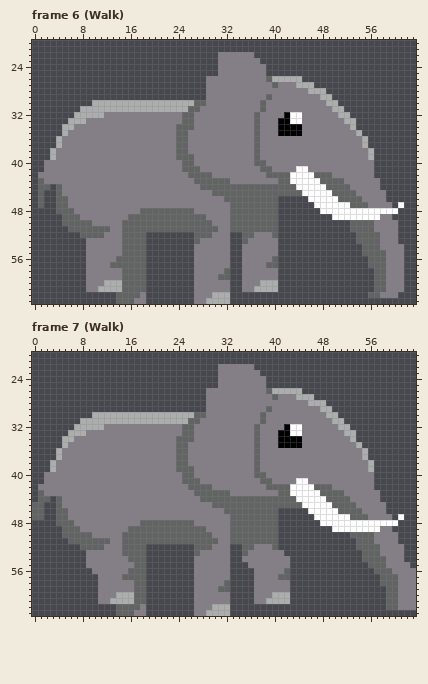
One commit to this pixel-art file: ElephantHyenaAndKare/Assets/Assets/Elephant.aseprite. Above, as it was before the edit.
64x64 pixels, 16 frames. Shown: frame 6 (Walk): x 0..63, y 20..63; frame 7 (Walk): x 0..63, y 20..63. The commit also changed other frames, which this record leaves out.
Now the later version:
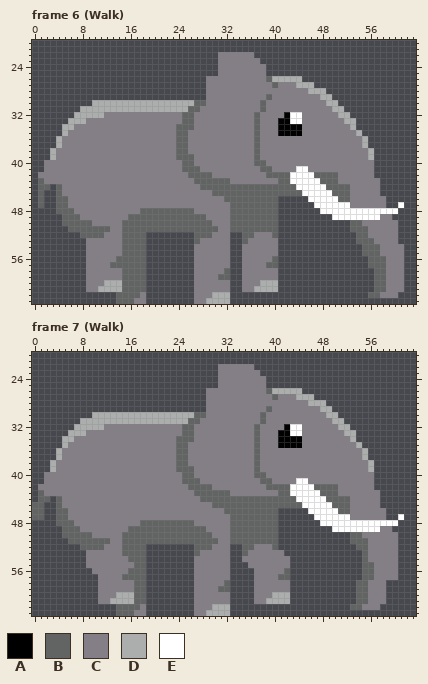
Palette (. is transparent): A #000000  B #626363  C #847e87  D #acadad  E #ffffff
What changed:
layer "Head" added
layer "Layer 1" removed
--- frame 6 (Walk)
@@ x 48..61 @@
 41 CCCCCCCCC.....
-42 BBCCCCCCC.....
-43 BBBBCCCCCC....
+42 BBBCCCCCC.....
+43 BBBCCCCCCC....
 44 EBBBBCCCCC....
-45 EEBBBBCCCCC...
-46 EEEBBBBCCCC...
-47 EEEEEBBBCCCC.E
+45 EEBBBCCCCC....
+46 EEEBBCCCCCC...
+47 EEEEECCCCCC..E
 48 EEEEEEEEEEEEE.
 49 ..EEEEEEEECC..
-50 .....BBBBCCCC.
-51 .....BBBBCCCC.
-52 ......BBBBCCC.
-53 ......BBBBCCC.
+50 .....BBCCCCCC.
+51 .....BBBCCCCC.
+52 ......BBCCCCC.
+53 ......BBBCCCC.
 54 .......BBBCCCC
-55 .......BBBBCCC
+55 .......BBBCCCC
 56 ........BBBCCC
--- frame 7 (Walk)
@@ x 48..63 @@
 41 CCCCCCCCC.......
-42 BBCCCCCCC.......
-43 BBBBCCCCCC......
+42 BBBCCCCCC.......
+43 BBBCCCCCCC......
 44 EBBBBCCCCC......
-45 EEBBBBCCCCC.....
-46 EEEBBBBCCCC.....
-47 EEEEEBBBCCCC.E..
+45 EEBBBCCCCC......
+46 EEEBBCCCCCC.....
+47 EEEEECCCCCC..E..
 48 EEEEEEEEEEEEE...
 49 ..EEEEEEEECC....
-50 .....BBBBCCCC...
-51 ......BBBCCCC...
-52 ......BBBBCCCC..
-53 .......BBBCCCC..
-54 .......BBBBCCC..
-55 ........BBBCCCC.
-56 .........BBBCCCC
-57 ..........BBBCCC
-58 ..........BBBCCC
-59 ...........BBCCC
-60 ...........BBCCC
-61 ...........BBCCC
-62 ...........BBCCC
+50 .....BBCCCCCC...
+51 .....BBBCCCCC...
+52 ......BBCCCCC...
+53 .......BCCCCC...
+54 .......BCCCCC...
+55 .......BBCCCC...
+56 .......BBCCCC...
+57 .......BBCCCC...
+58 ......BBCCC.....
+59 ......BBCCC.....
+60 ......BBCCC.....
+61 ......BBCCC.....
+62 .....BBCCC......
 63 ................
Where, in picture pixels (left, top, right, bottom), the same in both pictures:
changed: (332, 172, 392, 256)
changed: (332, 484, 416, 610)
